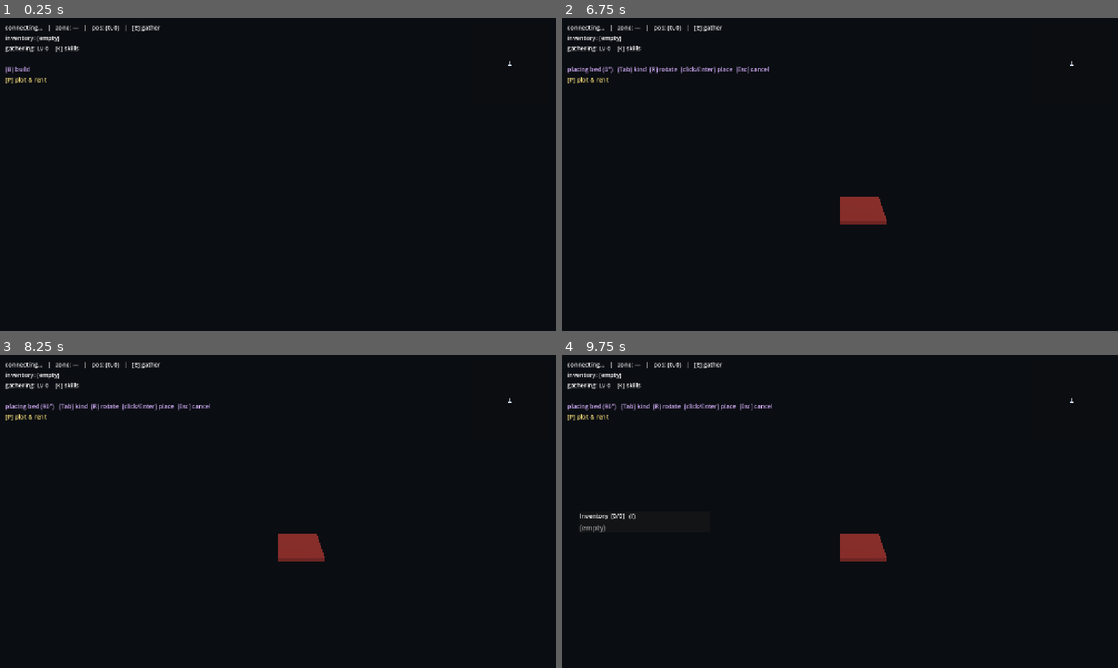
Above: before the commit, frames 1-4 (two rows, left to right).
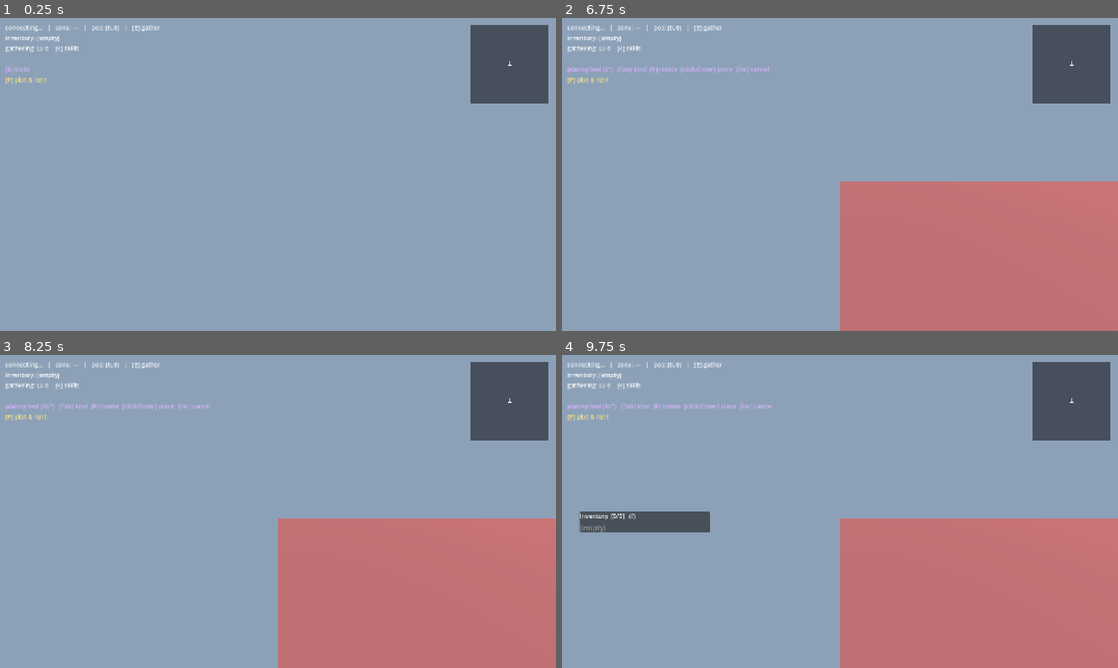
Above: after the commit, the same moments.

Repository: motagota/JESMMO
Game: Godot game, scene res://Main.tscn
The game is run twice, just before and just after one commit, with the same random seed, the same clock (stepped at 60 frames per second) and the same inputs.
Inputs (mouse positions are in pixels of both pictures, inside the frame that each line leads up to):
- Up to frame 1 (0.25 s): no input
- Up to frame 2 (6.75 s): tap Enter at 0.5, 2, 3.5 s; move the mouse to (962, 158) at 0.52 s; hold D 0.53-1.25 s; hold F 0.53-1.25 s; click (962, 158) at 0.67 s; tap Space at 0.77, 1.25, 2.75, 3.77, 4.25 s; drag from (728, 190) to (812, 237) at 1.27 s; move the mouse to (895, 105) at 2.02 s; hold D 2.03-2.75 s; hold Shift 2.03-2.75 s; click (895, 105) at 2.17 s; drag from (812, 237) to (673, 127) at 2.77 s; move the mouse to (1006, 221) at 3.52 s; hold A 3.53-4.25 s; hold Q 3.53-4.25 s; click (1006, 221) at 3.67 s; drag from (673, 127) to (756, 96) at 4.27 s; move the mouse to (867, 174) at 5.02 s; hold S 5.03-5.75 s; hold Ctrl 5.03-5.75 s; click (867, 174) at 5.17 s; drag from (756, 96) to (728, 190) at 5.77 s; move the mouse to (962, 158) at 6.52 s; hold W from 6.53 s (still down); hold B from 6.53 s (still down); click (962, 158) at 6.67 s
- Up to frame 3 (8.25 s): tap Space at 6.77 s; release W at 7.25 s; release B at 7.25 s; drag from (166, 527) to (250, 574) at 7.27 s; move the mouse to (333, 442) at 8.02 s; hold S from 8.03 s (still down); hold R from 8.03 s (still down); click (333, 442) at 8.17 s
- Up to frame 4 (9.75 s): release S at 8.75 s; release R at 8.75 s; drag from (812, 574) to (673, 464) at 8.77 s; move the mouse to (1006, 558) at 9.52 s; hold W from 9.53 s (still down); tap I at 9.6 s; click (1006, 558) at 9.67 s

The runs differ from the first frame. In frame 1, 100% of the frame differs, in the area x 0-100%, y 0-100%; in frame 2, 100%; in frame 3, 100%; in frame 4, 100%.

Commit message:
World v3 playability: metric scale, seam/backdrop fixes, fog, label culling
A session of fixes making the 25.6km Brisbane world actually read and play
right in the Godot client, plus two server fixes found along the way. All
verified live against a running gateway (headless probes + screenshots)
and by the offline smoke suite.

Client rendering/scale:
- Metric scene: WORLD_SCALE 0.1 -> 1.0 (1 unit = 1m). The avatar, props,
  camera rig, and lifts were already authored in metres, so they become
  right-sized instead of 10x giants; terrain look is unchanged because
  HEIGHT_SCALE rides WORLD_SCALE (explicit 1.5x exaggeration, replacing
  the old accidental 10x that made real hills into needles).
- Movement retuned to a human 8 m/s run (MOVE_STEP 1 per 125ms tick);
  RECONCILE_DRIFT tightened to 5m to match.
- Distance fog + daylight sky, fine-tile ring 5x5 -> 7x7, and backdrop
  TERRAIN_RESOLUTION 192 -> 384 (~66m cells), so terrain beyond the
  streamed ring reads as hills-in-the-haze, not low-poly leftovers.
- Backdrop residency mask: the coarse ground mesh discards fragments under
  every resident fine tile (shader + per-tile mask texture driven by the
  streamer), so its interpolation error can never poke up through the real
  5m ground and bury the player.
- Chunk seam fix: a tile arrival queues its already-built -x/-y/diagonal
  neighbors for a mesh rebuild -- their far edges were baked from the
  coarse backdrop when the neighbor wasn't resident yet (grid-line walls
  up to 22m, audited live at 16/25 tiles; 0/25 after).
- Label3D distance culling with fade (fixture labels 350m, plot signposts
  150m, the home-plot beacon 2km): fixed_size + no_depth_test labels no
  longer render through kilometres of terrain.

Server:
- Fully-reverted terrain chunks now persist as no-height-layer (NULL blob)
  instead of an empty delta, so they round-trip as has_delta: false --
  honoring SparseHeightDelta::is_empty's documented contract; tests
  updated to the corrected expectation.

Tests/hygiene:
- smoke_editor_live and smoke_editor_visual revert their own strokes, so
  live runs stop piling mounds into the dev DB (and editor_live becomes
  rerunnable -- proven by two back-to-back passes). Smoke-test debris at
  chunks (4,4)-(5,5) purged from the dev DB, ops log included.
- Height-asserting smoke tests updated for HEIGHT_SCALE; the plot-fill
  flatness threshold is now expressed in world metres so it is
  exaggeration-independent.

Co-Authored-By: Claude Fable 5 <noreply@anthropic.com>

Diff:
--- a/client_godot/Main.gd
+++ b/client_godot/Main.gd
@@ -164,10 +164,21 @@
 func _build_environment() -> void:
     var env := Environment.new()
     env.background_mode = Environment.BG_COLOR
-    env.background_color = Color(0.04, 0.05, 0.07)
+    # A hazy daylight sky the distance fog can fade into — with the old
+    # near-black background, fogged terrain read as a wrong-looking dark
+    # band instead of receding into the sky.
+    env.background_color = Color(0.55, 0.63, 0.72)
     env.ambient_light_source = Environment.AMBIENT_SOURCE_COLOR
     env.ambient_light_color = Color(0.5, 0.5, 0.55)
     env.ambient_light_energy = 0.6
+    # Distance haze over the metric 25.6km world: barely-there inside the
+    # streamed fine-tile ring (~18% at 2km), heavy by the far districts
+    # (~70% at 12km), so the coarse backdrop beyond the ring reads as
+    # terrain-in-the-haze rather than a smooth low-poly leftover.
+    env.fog_enabled = true
+    env.fog_light_color = Color(0.55, 0.63, 0.72) # match the sky: fade into it
+    env.fog_density = 0.0001
+    env.fog_sun_scatter = 0.05
     var we := WorldEnvironment.new()
     we.environment = env
     add_child(we)
@@ -209,6 +220,12 @@
     # sit on the ground instead of staying buried under streamed-in or
     # brush-raised terrain.
     _streamer.terrain_changed.connect(_world.refresh_plot_markers)
+    # Hide the coarse backdrop under every resident fine tile: its ~66m
+    # interpolation runs metres above the true 5m ground in places, and
+    # without the mask it renders as a phantom surface swallowing the
+    # player wherever it wins the depth test.
+    _streamer.terrain_changed.connect(func():
+        _world.update_backdrop_mask(_streamer.resident_tiles()))
     # Hand-authored edit layer (terrain editing #72): requested alongside
     # each tile, composited onto the tile's heights before/at mesh build.
     _net.terrain_delta_data.connect(func(tx, ty, has_delta, offsets): _streamer.on_delta_data(tx, ty, has_delta, offsets))
--- a/client_godot/editor/EditorCamera.gd
+++ b/client_godot/editor/EditorCamera.gd
@@ -6,9 +6,9 @@
 extends Camera3D
 
 const _MOUSE_SENSITIVITY := 0.005
-const _SPEED_DEFAULT := 30.0     # scene units/s (world is 640m across at 0.1 scale)
+const _SPEED_DEFAULT := 150.0    # m/s (the metric world is 25.6km across)
 const _SPEED_MIN := 2.0
-const _SPEED_MAX := 300.0
+const _SPEED_MAX := 2000.0
 const _SPEED_WHEEL_FACTOR := 1.25
 
 var _speed := _SPEED_DEFAULT
@@ -17,12 +17,17 @@
 var _looking := false
 
 func _ready() -> void:
+	# Same far-plane bump as the player camera: the metric world's horizon
+	# is far beyond Godot's 4km default.
+	far = 40000.0
 	rotation = Vector3(_pitch, _yaw, 0.0)
 
 ## Place the camera above a world (server-unit) position, looking down.
-func place_over(wx: float, wy: float, height_m: float = 60.0) -> void:
-	var ground := Protocol.terrain_height(wx, wy)
-	global_position = Vector3(wx * Protocol.WORLD_SCALE, ground + height_m, wy * Protocol.WORLD_SCALE)
+## `lift` is a scene-space height above the ground there — high enough by
+## default for a working overview of the surrounding chunks at metric scale.
+func place_over(wx: float, wy: float, lift: float = 300.0) -> void:
+	var ground := Protocol.terrain_height(wx, wy) * Protocol.HEIGHT_SCALE
+	global_position = Vector3(wx * Protocol.WORLD_SCALE, ground + lift, wy * Protocol.WORLD_SCALE)
 	rotation = Vector3(_pitch, _yaw, 0.0)
 
 ## The camera's position in world (server) units — feeds `TerrainStreamer`
--- a/client_godot/net/NetworkClient.gd
+++ b/client_godot/net/NetworkClient.gd
@@ -62,6 +62,12 @@
 
 func connect_to(u: String) -> void:
     url = u
+    # Godot's default inbound buffer is 64KiB per frame — the one-time
+    # `terrain.data` backdrop (a (TERRAIN_RESOLUTION+1)^2 JSON heights array,
+    # ~700KB at resolution 192 on the 25.6km world) silently exceeds it and
+    # the client just never sees the message. Size generously; it's a cap,
+    # not an allocation.
+    _ws.inbound_buffer_size = 8 * 1024 * 1024
     var err := _ws.connect_to_url(url)
     if err != OK:
         push_error("[net] connect_to_url(%s) failed: %s" % [url, err])
--- a/client_godot/net/Protocol.gd
+++ b/client_godot/net/Protocol.gd
@@ -136,15 +136,31 @@
 const BOARD_RANGE := 60.0
 
 # --- movement / render tuning (mirrors client.html and the server) ------------
-## World units sent per move tick, per axis. The server applies the delta directly.
-const MOVE_STEP := 10
-## Seconds between move sends (~16/s) — a steady cadence, not OS key-repeat.
-const MOVE_TICK := 0.06
-## Accept the server's position as a correction only past this drift (units), so
+## World units sent per move tick, per axis. The server applies the delta
+## directly. 1 unit/tick at 8 ticks/s = 8 m/s — a human run, now that world
+## units are real metres (the old 10-per-60ms was ~167 m/s: authored for the
+## abstract pre-DEM world, and it read fine only because the avatar was a
+## 22m giant at the old scene scale).
+const MOVE_STEP := 1
+## Seconds between move sends (8/s) — a steady cadence, not OS key-repeat.
+const MOVE_TICK := 0.125
+## Accept the server's position as a correction only past this drift (metres), so
 ## local prediction stays smooth between authoritative snapshots.
-const RECONCILE_DRIFT := 30.0
-## World units -> metres in the 3D scene (6400-unit world -> 640 m).
-const WORLD_SCALE := 0.1
+const RECONCILE_DRIFT := 5.0
+## World units -> scene units. The v3 world is a real-metres DEM, and the
+## avatar, props, and camera rig are all authored in metres too — so the
+## scene is simply metric (1 unit = 1 m). The old 0.1 compressed the world
+## 10x horizontally, which made every metre-authored prop a 10x giant
+## relative to the terrain.
+const WORLD_SCALE := 1.0
+## Stylistic vertical exaggeration for terrain relief. 1.0 = true-to-scale
+## (real-world relief tends to read flat through a game camera); mild
+## exaggeration keeps hills legible. NOTE: before world v3 the scene Y was
+## raw unscaled metres — an implicit 10x that read fine on the old ±10m
+## synthetic terrain but turned the real 430m Brisbane relief into needles.
+const HEIGHT_EXAGGERATION := 1.5
+## Terrain metres -> scene Y units (the vertical counterpart of WORLD_SCALE).
+const HEIGHT_SCALE := WORLD_SCALE * HEIGHT_EXAGGERATION
 
 ## Server-authored heightmap (`terrain.data`, #54) — purely cosmetic, the
 ## server has no other concept of height/elevation, and every gameplay
@@ -363,7 +379,7 @@
 ## passing "how high above the ground" keeps working unchanged, automatically
 ## following the terrain everywhere it's placed.
 static func w2v(wx: float, wy: float, y: float = 0.0) -> Vector3:
-    return Vector3(wx * WORLD_SCALE, y + terrain_height(wx, wy), wy * WORLD_SCALE)
+    return Vector3(wx * WORLD_SCALE, y + terrain_height(wx, wy) * HEIGHT_SCALE, wy * WORLD_SCALE)
 
 ## Camera-ray → ground world point, shared by every mouse-on-terrain picker
 ## (build placement, mayor roads, the editor brush). Two passes: intersect the
@@ -384,7 +400,7 @@
         return fallback
     var hit := origin + dir * t
     var approx := Vector2(hit.x / WORLD_SCALE, hit.z / WORLD_SCALE)
-    var ground_y := terrain_height(approx.x, approx.y)
+    var ground_y := terrain_height(approx.x, approx.y) * HEIGHT_SCALE
     var t2 := (ground_y - origin.y) / dir.y
     if t2 <= 0.0:
         return fallback
--- a/client_godot/player/LocalPlayer.gd
+++ b/client_godot/player/LocalPlayer.gd
@@ -78,6 +78,9 @@
 
 	_camera = Camera3D.new()
 	_camera.position = Vector3(0, 0, _CAM_DISTANCE)
+	# The metric world is 25.6km across — Godot's default 4km far plane
+	# would clip the backdrop's distant hills to skybox.
+	_camera.far = 40000.0
 	_camera.current = true
 	_cam_pitch_node.add_child(_camera)
 
--- a/client_godot/tests/smoke_editor_live.gd
+++ b/client_godot/tests/smoke_editor_live.gd
@@ -24,6 +24,7 @@
 var _stroke: Array = []
 var _tile_in := false
 var _delta_in := false
+var _op_id := "" # our accepted stroke's server-minted id, for the cleanup revert
 
 func _fail(message: String) -> void:
 	print("SMOKE_FAIL: %s" % message)
@@ -62,6 +63,11 @@
 				return
 			_delta_in = true
 			_maybe_paint())
+	_net.terrain_edit_ack.connect(func(op_id, _brush): _op_id = op_id)
+	_net.terrain_revert_ack.connect(func(_op):
+		if _phase == "cleanup":
+			print("SMOKE_OK: live editor round-trip (login, stream, preview, edit_op, patch reconcile, fresh-session persistence, guest rejection) works — and the test stroke was reverted, leaving the dev DB clean")
+			quit(0))
 	_net.terrain_delta_patch.connect(func(tx, ty, revision, offsets):
 		_streamer.on_delta_patch(tx, ty, offsets)
 		if Vector2i(tx, ty) == Vector2i(5, 5) and _phase == "awaiting_patch":
@@ -132,8 +138,12 @@
 		if absf(got - 0.8) > 0.001:
 			_fail("fresh session decoded %.3fm at the center corner, want 0.8" % got)
 			return
-		print("SMOKE_OK: live editor round-trip (login, stream, preview, edit_op, patch reconcile, fresh-session persistence, guest rejection) works")
-		quit(0))
+		# All checks passed — revert our own stroke so the test leaves the
+		# dev DB the way it found it (and stays rerunnable: the (5,5)
+		# starts-unedited precondition above would fail a second run
+		# otherwise). SMOKE_OK prints on the revert ack.
+		_phase = "cleanup"
+		_net.send_terrain_revert_op(_op_id))
 	_net2.connect_to("ws://127.0.0.1:8766")
 
 func _process(delta: float) -> bool:
--- a/client_godot/tests/smoke_editor_visual.gd
+++ b/client_godot/tests/smoke_editor_visual.gd
@@ -16,6 +16,8 @@
 var _t := 0.0
 var _painted_ticks := 0
 var _committed := false
+var _shot_taken := false
+var _op_id := "" # our stroke's acked id — reverted after the shot (clean dev DB)
 var _out_path := "user://editor_visual.png"
 
 func _initialize() -> void:
@@ -24,6 +26,10 @@
 			_out_path = arg.substr(len("--out="))
 	_main = load("res://Main.tscn").instantiate()
 	root.add_child(_main)
+	_main._net.terrain_edit_ack.connect(func(op_id, _brush): _op_id = op_id)
+	_main._net.terrain_revert_ack.connect(func(_op):
+		print("SMOKE: test stroke reverted — dev DB left clean")
+		quit(0))
 
 func _process(delta: float) -> bool:
 	_t += delta
@@ -39,7 +45,8 @@
 		_main._brush._commit_stroke()
 		return false
 	# Give the patch + throttled mesh rebuild a moment, then shoot.
-	if _t > 11.0:
+	if _t > 11.0 and not _shot_taken:
+		_shot_taken = true
 		var lift := Protocol.terrain_height(_PAINT_AT.x, _PAINT_AT.y)
 		var img := root.get_texture().get_image()
 		var err := img.save_png(_out_path)
@@ -48,6 +55,15 @@
 			quit(1)
 			return true
 		print("SMOKE_OK: editor-mode stroke painted (ground now %.2fm at the brush point) -> %s" % [lift, _out_path])
+		# Revert our own stroke so repeated runs don't pile mounds into the
+		# dev DB — quit lands on the revert ack (or the timeout below).
+		if _op_id != "":
+			_main._net.send_terrain_revert_op(_op_id)
+		else:
+			quit(0)
+		return false
+	if _t > 16.0:
+		print("SMOKE_WARN: revert ack never arrived — the test stroke was left in the dev DB")
 		quit(0)
 		return true
 	return false
--- a/client_godot/tests/smoke_terrain.gd
+++ b/client_godot/tests/smoke_terrain.gd
@@ -103,14 +103,15 @@
 			quit(1)
 			return
 
-	# Every mesh vertex's height must agree with terrain_height at that same
-	# world point -- the actual guarantee against "falling through": mesh
-	# and height-lookup can never disagree because they share one grid.
+	# Every mesh vertex's height must agree with terrain_height (scaled to
+	# scene Y) at that same world point -- the actual guarantee against
+	# "falling through": mesh and height-lookup can never disagree because
+	# they share one grid.
 	var mismatch := false
 	for v in verts:
 		var wx := v.x / Protocol.WORLD_SCALE
 		var wy := v.z / Protocol.WORLD_SCALE
-		var expected_y := Protocol.terrain_height(wx, wy)
+		var expected_y := Protocol.terrain_height(wx, wy) * Protocol.HEIGHT_SCALE
 		if absf(v.y - expected_y) > 0.01:
 			print("SMOKE_FAIL: mesh vertex at world (%f, %f) has y=%f but terrain_height says %f" % [wx, wy, v.y, expected_y])
 			mismatch = true
--- a/client_godot/tests/smoke_terrain_delta_compositing.gd
+++ b/client_godot/tests/smoke_terrain_delta_compositing.gd
@@ -84,9 +84,11 @@
 	streamer.tile_requested.connect(func(tx, ty): tile_reqs.append(Vector2i(tx, ty)))
 	streamer.delta_requested.connect(func(tx, ty): delta_reqs.append(Vector2i(tx, ty)))
 
-	streamer.on_player_position(3520.0, 3520.0) # tile (5,5) -> full 3x3 ring
-	if tile_reqs.size() != 9 or delta_reqs.size() != 9:
-		_fail("expected 9 tile + 9 delta requests, got %d + %d" % [tile_reqs.size(), delta_reqs.size()])
+	streamer.on_player_position(3520.0, 3520.0) # tile (5,5) -> full unclamped ring
+	var ring_side: int = 2 * streamer._LOAD_RADIUS_TILES + 1
+	var want_reqs := ring_side * ring_side
+	if tile_reqs.size() != want_reqs or delta_reqs.size() != want_reqs:
+		_fail("expected %d tile + %d delta requests, got %d + %d" % [want_reqs, want_reqs, tile_reqs.size(), delta_reqs.size()])
 		return
 	if not delta_reqs.has(Vector2i(5, 5)):
 		_fail("delta request ring missing the center chunk")
--- a/client_godot/tests/smoke_world_plots.gd
+++ b/client_godot/tests/smoke_world_plots.gd
@@ -59,7 +59,7 @@
 	var y_min := INF
 	var y_max := -INF
 	for v in fill.mesh.get_faces():
-		var ground: float = Protocol.terrain_height(v.x / Protocol.WORLD_SCALE, v.z / Protocol.WORLD_SCALE)
+		var ground: float = Protocol.terrain_height(v.x / Protocol.WORLD_SCALE, v.z / Protocol.WORLD_SCALE) * Protocol.HEIGHT_SCALE
 		worst = maxf(worst, absf(v.y - ground - (world._TILE_Y + 0.005)))
 		y_min = minf(y_min, v.y)
 		y_max = maxf(y_max, v.y)
@@ -68,8 +68,11 @@
 		print("SMOKE_FAIL: fill vertex strays %f from the terrain surface" % worst)
 		quit(1)
 		return
-	if y_max - y_min < 0.5:
-		print("SMOKE_FAIL: fill is flat (y span %f) over sloped terrain" % (y_max - y_min))
+	# The authored slope rises 1.6m across the 80-unit plot; the fill must
+	# span most of that (in world metres, so the check is independent of
+	# Protocol.HEIGHT_SCALE's stylistic exaggeration).
+	if (y_max - y_min) / Protocol.HEIGHT_SCALE < 1.2:
+		print("SMOKE_FAIL: fill is flat (y span %fm world) over sloped terrain" % ((y_max - y_min) / Protocol.HEIGHT_SCALE))
 		quit(1)
 		return
 
--- a/client_godot/world/EntityManager.gd
+++ b/client_godot/world/EntityManager.gd
@@ -215,7 +215,10 @@
 	return m
 
 ## Attach a billboarded text label floating `height` metres above an entity mesh,
-## drawn on top (no depth test) so it's readable from across the district.
+## drawn on top (no depth test) so a nearby rise or wall never hides it — but
+## distance-culled with a fade: fixed_size + no_depth_test at metric world
+## scale otherwise means every label renders full-size through kilometres of
+## terrain from anywhere on the map.
 func _add_label(parent: Node3D, text: String, height: float, color: Color) -> void:
 	var label := Label3D.new()
 	label.text = text
@@ -226,4 +229,7 @@
 	label.modulate = color
 	label.outline_size = 8
 	label.position = Vector3(0, height, 0)
+	label.visibility_range_end = 350.0
+	label.visibility_range_end_margin = 50.0
+	label.visibility_range_fade_mode = GeometryInstance3D.VISIBILITY_RANGE_FADE_SELF
 	parent.add_child(label)
--- a/client_godot/world/TerrainStreamer.gd
+++ b/client_godot/world/TerrainStreamer.gd
@@ -12,16 +12,19 @@
 extends Node3D
 
 ## Tiles kept resident in each direction around the player's current tile —
-## 1 = a 3x3 ring (1920m across at the production bake's 640m tiles), ample
-## for the tight third-person camera while keeping at most 9 tile meshes
-## (~98k triangles each) alive.
-const _LOAD_RADIUS_TILES := 1
+## 3 = a 7x7 ring (4480m across at the production bake's 640m tiles). The
+## original 3x3 ring read fine on the 6.4km world but felt like a postage
+## stamp on the 25.6km v3 world (everything past ~1km dropped to the coarse
+## backdrop); 49 resident tile meshes (~33k triangles each) is fine on any
+## GPU that can run the game at all, and together with the distance fog it
+## pushes the fine-to-backdrop transition out to where the haze hides it.
+const _LOAD_RADIUS_TILES := 3
 ## Scene-space lift applied to streamed tile meshes only (not to gameplay
 ## heights — `Protocol.terrain_height` stays bias-free): the fine mesh and
 ## the coarse backdrop disagree slightly wherever the backdrop's ~133m grid
 ## cuts corners the 5m data resolves, and without a bias the two surfaces
 ## z-fight wherever they nearly coincide. Same trick as `World._TILE_Y`.
-const _STREAM_Y_BIAS := 0.03
+const _STREAM_Y_BIAS := 0.3
 
 ## Emitted when the ring wants a tile that isn't loaded or in flight —
 ## `Main.gd` wires this to `NetworkClient.send_terrain_tile_request`.
@@ -67,6 +70,12 @@
     _zones = zones
     _world_size = world_size
 
+## The currently-resident tile set (Vector2i -> MeshInstance3D) — read-only
+## use by `World.update_backdrop_mask`, which hides the coarse backdrop
+## under every chunk that has real fine geometry.
+func resident_tiles() -> Dictionary:
+    return _loaded
+
 ## The set of tile coords a player at tile `center` should have resident: a
 ## `(2*radius+1)^2` window clamped to the tile grid. Pure/static so the
 ## streaming policy is testable without a scene tree or network. Returned as
@@ -109,6 +118,7 @@
     var offsets: PackedFloat32Array = _delta_offsets.get(coord, PackedFloat32Array())
     Protocol.apply_terrain_tile(tx, ty, _composited(heights, offsets))
     _loaded[coord] = _build_tile_mesh(coord)
+    _mark_edge_neighbors_dirty(coord)
     terrain_changed.emit()
 
 ## A chunk's delta answer arrived (`NetworkClient.terrain_delta_data`).
@@ -203,6 +213,22 @@
     var offsets: PackedFloat32Array = _delta_offsets.get(coord, PackedFloat32Array())
     Protocol.apply_terrain_tile(coord.x, coord.y, _composited(base, offsets))
     _dirty[coord] = true
+    _mark_edge_neighbors_dirty(coord)
+
+## Queue the loaded -x/-y/diagonal neighbors of `coord` for a mesh rebuild.
+## A tile mesh's far (+x/+y) edge vertices resolve through `terrain_height`
+## into the NEXT tile's footprint, so a neighbor built before `coord`'s
+## heights were registered baked the coarse backdrop into that edge — a
+## visible seam wall wherever the backdrop's ~133m grid disagrees with the
+## 5m data. Rebuilding them once `coord`'s heights are in place closes the
+## seam; tiles on the ring's rim (no loaded far neighbor) keep their
+## backdrop-stitched edge until the ring grows past them, which is the
+## LOD transition working as intended.
+func _mark_edge_neighbors_dirty(coord: Vector2i) -> void:
+    for n in [Vector2i(coord.x - 1, coord.y), Vector2i(coord.x, coord.y - 1),
+            Vector2i(coord.x - 1, coord.y - 1)]:
+        if _loaded.has(n):
+            _dirty[n] = true
 
 ## Element-wise `heights + offsets` into a NEW array — always a duplicate,
 ## even with empty offsets, because the result becomes the chunk's private
--- a/client_godot/world/World.gd
+++ b/client_godot/world/World.gd
@@ -10,8 +10,8 @@
 extends Node3D
 
 const _GROUND_Y := 0.0
-const _TILE_Y := 0.02   # plot/home markers sit just above the ground to avoid z-fighting
-const _ROAD_Y := 0.05
+const _TILE_Y := 0.2    # plot/home markers sit just above the ground to avoid z-fighting
+const _ROAD_Y := 0.5
 const _ROAD_WIDTH := 6.0        # a dirt path is a footpath, not the old avenue
 const _ROAD_SEGMENT_STEP := 40.0  # world units per subdivision — short enough to hug hills
 const _ROAD_COLOR := Color(0.45, 0.33, 0.20)
@@ -21,6 +21,35 @@
 var world_size := 6400.0
 
 var _ground: MeshInstance3D
+## Backdrop residency mask (one texel per terrain tile): white = a fine
+## streamed tile is resident there, and the backdrop shader discards its
+## fragments so the coarse mesh can never poke up through the real 5m
+## ground (its ~66m interpolation runs metres above/below the true surface
+## in places — enough to bury the player). Updated from
+## `update_backdrop_mask` every time the streamer's resident set changes.
+var _mask_image: Image
+var _mask_texture: ImageTexture
+
+## The backdrop's material: standard vertex-color look (white base, painted
+## per-vertex albedo, roughness 1) plus the residency-mask discard above.
+## Environment fog still applies — spatial shaders get it unless disabled.
+const _GROUND_SHADER := "
+shader_type spatial;
+uniform sampler2D tile_mask : filter_nearest;
+uniform vec2 world_extent = vec2(1.0, 1.0);
+varying vec3 wpos;
+void vertex() {
+    wpos = VERTEX; // the mesh sits at the origin, so object space == world space
+}
+void fragment() {
+    if (texture(tile_mask, wpos.xz / world_extent).r > 0.5) {
+        discard;
+    }
+    ALBEDO = COLOR.rgb;
+    ROUGHNESS = 1.0;
+}
+"
+
 var _tiles_root := Node3D.new()
 var _roads_root := Node3D.new()
 var _home_root := Node3D.new()
@@ -103,6 +132,20 @@
     _build_ground()
     _build_town_centre_marker()
     _built_static = true
+
+## Repaint the backdrop's residency mask from the streamer's current
+## resident-tile set (`TerrainStreamer.resident_tiles()`), wired to
+## `terrain_changed` in Main — cheap enough (a tiles_x*tiles_y byte image)
+## to just redo wholesale on every change.
+func update_backdrop_mask(resident: Dictionary) -> void:
+    if _mask_image == null:
+        return
+    _mask_image.fill(Color.BLACK)
+    for coord in resident:
+        if coord.x >= 0 and coord.x < _mask_image.get_width() \
+                and coord.y >= 0 and coord.y < _mask_image.get_height():
+            _mask_image.set_pixel(coord.x, coord.y, Color.WHITE)
+    _mask_texture.update(_mask_image)
 
 func _rebuild_tiles() -> void:
     for child in _tiles_root.get_children():
@@ -192,16 +235,24 @@
 
     _ground = MeshInstance3D.new()
     _ground.mesh = st.commit()
-    var mat := StandardMaterial3D.new()
-    # White base + vertex_color_use_as_albedo so the final albedo *is* each
-    # vertex's painted color exactly (no multiply-darkening surprises).
-    mat.albedo_color = Color.WHITE
-    mat.vertex_color_use_as_albedo = true
-    # The two triangles per cell (p00,p11,p10 / p00,p01,p11) already wind so
-    # generated normals point up (verified by tests/smoke_terrain.gd) — no
-    # need for BaseMaterial3D.CULL_DISABLED, which was a previous defensive
-    # guess and, by letting backfaces render, is the likely cause of the
-    # washed-out/"translucent" look reported against the noise-based terrain.
+    # Shader material: same vertex-color-as-albedo look the old
+    # StandardMaterial gave (the two triangles per cell already wind so
+    # generated normals point up — verified by tests/smoke_terrain.gd), plus
+    # the residency-mask discard so the backdrop never renders underneath a
+    # resident fine tile (see `_mask_image`'s comment). Offline harnesses
+    # that never learned the tile-grid shape get a 1x1 never-discard mask.
+    var shader := Shader.new()
+    shader.code = _GROUND_SHADER
+    var mat := ShaderMaterial.new()
+    mat.shader = shader
+    var mask_w := maxi(Protocol._tiles_x, 1)
+    var mask_h := maxi(Protocol._tiles_y, 1)
+    _mask_image = Image.create(mask_w, mask_h, false, Image.FORMAT_L8)
+    _mask_image.fill(Color.BLACK)
+    _mask_texture = ImageTexture.create_from_image(_mask_image)
+    mat.set_shader_parameter("tile_mask", _mask_texture)
+    mat.set_shader_parameter("world_extent",
+        Vector2(world_size, world_size) * Protocol.WORLD_SCALE)
     _ground.material_override = mat
     add_child(_ground)
 
@@ -368,6 +419,13 @@
     label.modulate = gold
     label.outline_size = 8
     label.position = Protocol.w2v(x0 + w * 0.5, y0 + h * 0.5, 15.0)
+    # Homing aid, so it carries further than fixture labels — but still
+    # distance-culled: fixed_size + no_depth_test would otherwise render it
+    # full-size through 20km of terrain (the HUD's home arrow covers the
+    # cross-map case).
+    label.visibility_range_end = 2000.0
+    label.visibility_range_end_margin = 200.0
+    label.visibility_range_fade_mode = GeometryInstance3D.VISIBILITY_RANGE_FADE_SELF
     _home_root.add_child(label)
 
 ## Rebuild every *other* plot from a `plot.district` roster (#18) — the
@@ -443,6 +501,12 @@
     label.modulate = Color(1, 1, 1)
     label.outline_size = 4
     label.position = Protocol.w2v(cx, cy, 2.15)
+    # A signpost name only matters standing near the plot — cull it early
+    # (fixed_size + no_depth_test would otherwise show every owner's name
+    # across the whole district, through terrain).
+    label.visibility_range_end = 150.0
+    label.visibility_range_end_margin = 30.0
+    label.visibility_range_fade_mode = GeometryInstance3D.VISIBILITY_RANGE_FADE_SELF
     _plots_root.add_child(label)
 
 ## Just the floating district-name label now — safety is painted straight
@@ -466,6 +530,8 @@
     label.text = district_name
     label.billboard = BaseMaterial3D.BILLBOARD_ENABLED
     label.modulate = Color(0.7, 1.0, 0.8) if safe else Color(1.0, 0.7, 0.7)
-    label.pixel_size = 0.05
-    label.position = Protocol.w2v(x0 + w * 0.5, y0 + h * 0.5, 6.0)
+    # World-sized on purpose (not fixed_size) so it reads as far-off signage;
+    # sized for the metric scene, where a district band is kilometres across.
+    label.pixel_size = 0.5
+    label.position = Protocol.w2v(x0 + w * 0.5, y0 + h * 0.5, 60.0)
     _tiles_root.add_child(label)
Not shown, changed: docs/protocol.md
Not shown, changed: rust_server/src/bin/proxy.rs
Not shown, changed: rust_server/src/world.rs
